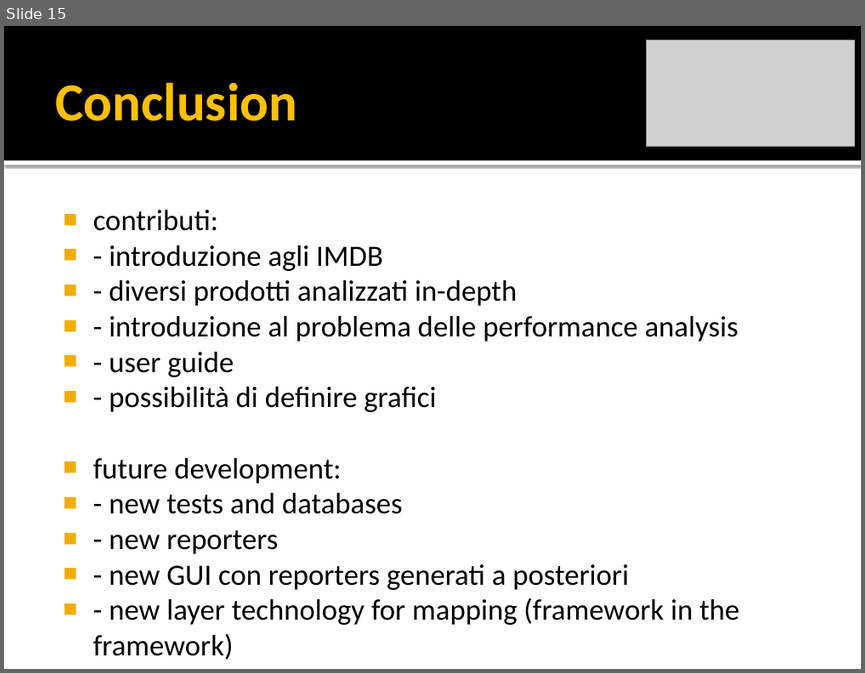
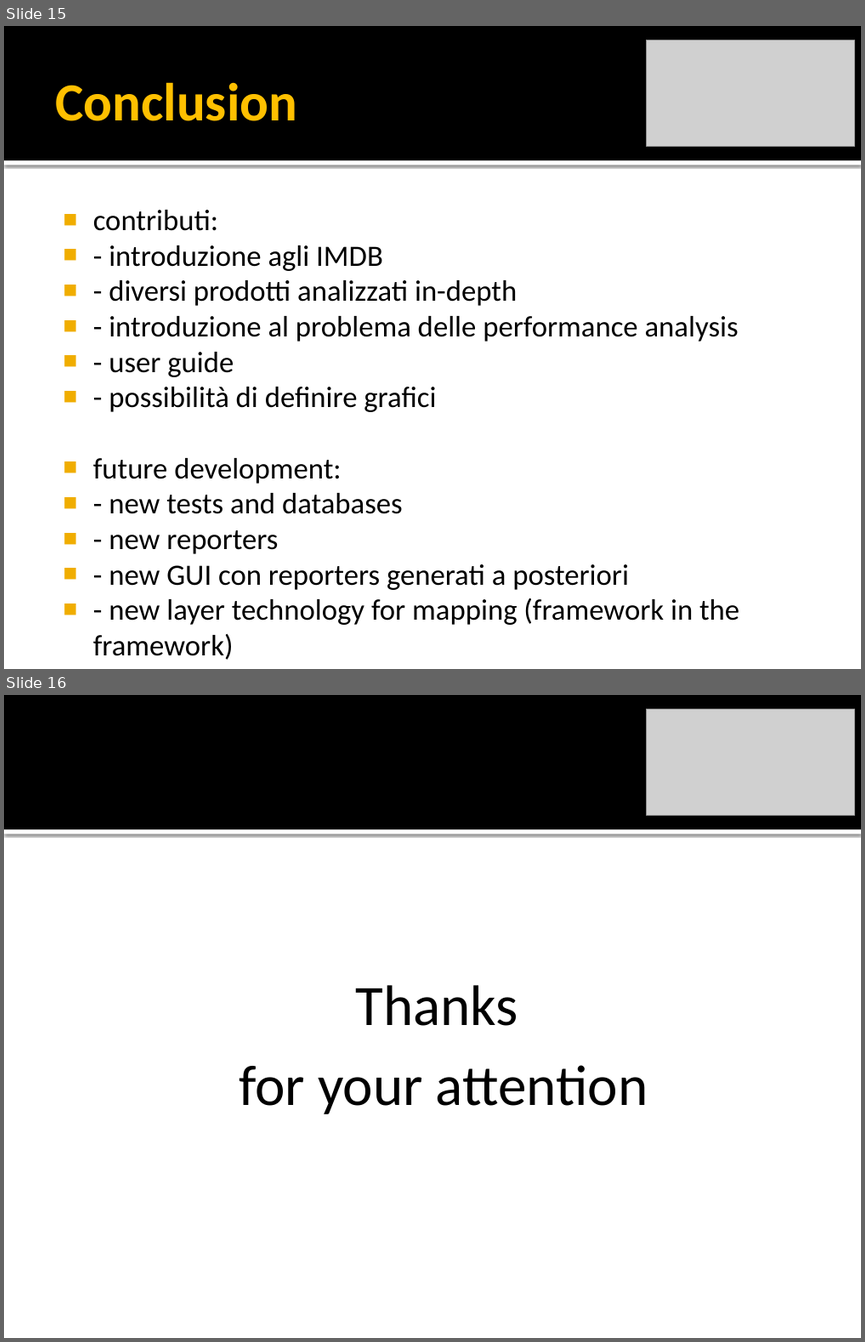
Before and after one commit to rickilama54/portable-db-bench, a slide deck: tesi/presentazione/Barbagallo-IMDB.pptx. Shown one above the other, each under a label of ours: slide 15 before the commit, slides 15 and 16 after it. The pictures are 865x673 and 865x1342 pixels, drawn with LibreOffice and Linux fonts; fonts in the diff are those of the drawing; grey boxes stand for pictures. Boxes give left, top, right and bottom in pixels: in the first picture for what was removed or moved away, otherwise in the second. Text is boxed around its words. In the diff, an @@ line names an element or a change of style, - is before the commit and + after.

```diff
--- a/tesi/presentazione/Barbagallo-IMDB.pptx
+++ b/tesi/presentazione/Barbagallo-IMDB.pptx
@@ slide 16 added at box(4, 695, 861, 1338), background #FFFFFF; not listed: 2 template elements that a slide beside it also shows @@
@@ picture added at box(647, 709, 854, 816) @@
@@ text added at box(239, 985, 648, 1114), 48 pt, text #000000 @@
+  Thanks
+  for your attention
```
Also in this commit, not shown: 7 slides changed.
